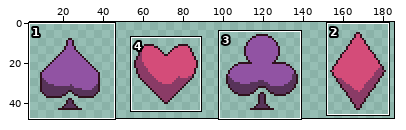
Edited in one commit: sprite sheet (Cosmo-Truckers/Assets/Checked Out/Cole/Art/MG_Art/1. D1_MG/3. MiniBoss/Demofongo/SwitchMaster/MG_D1DEM_SwitchShapes.png). The first picture is a wide view before the edit; the outline marks the close-up.
Close-up. First the earlier version:
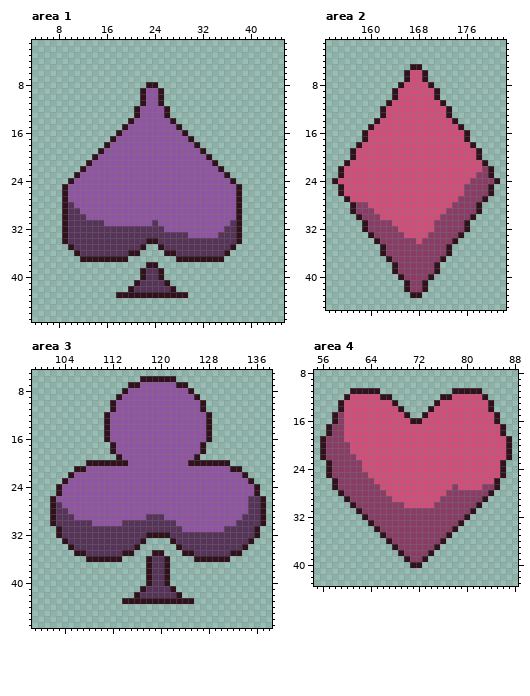
The file is 192x48 pixels. Shown: area 1: x 4..45, y 1..47; area 2: x 153..182, y 1..45; area 3: x 99..138, y 5..47; area 4: x 55..88, y 8..43. The wide view leaves out empty margins.
After:
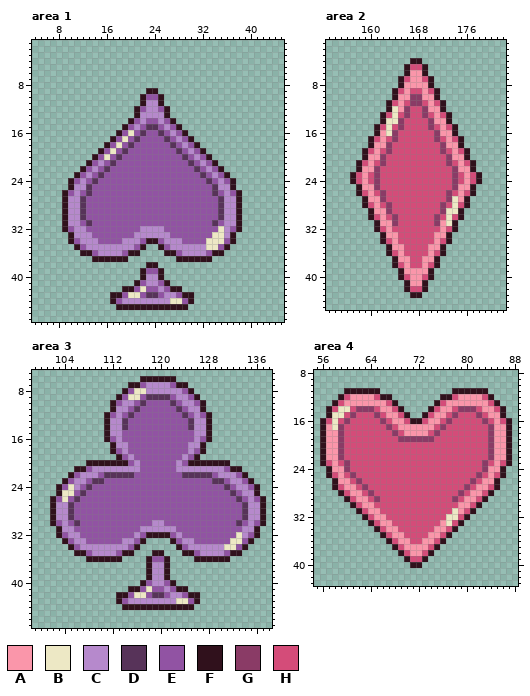
Palette (. is transparent): A #fa96aa  B #ede8c5  C #b689cc  D #573359  E #9153a3  F #30111c  G #8a3b66  H #d44c79
What changed:
Changed rows in their new state; - is an unchanged pixel.
Area 1:
first column x 9:
 8 --------------..--------------
 9 -------------.FF.-------------
11 --------------CC--------------
12 --------------CC--------------
13 -------------CCCC-------------
14 -------------C--C-------------
15 ------------C-DD-C------------
16 -----------B-D--D-C-----------
17 ----------B-D----D-C----------
18 ---------B-D------D-C---------
19 --------B-D--------D-C--------
20 -------B-D----------D-C-------
21 ------C-D------------D-C------
22 -----C-D--------------D-C-----
23 ----C-D----------------D-C----
24 ---C-D------------------D-C---
25 .FCCD--------------------DCCF.
26 --C-D--------------------D-C--
27 -CCD----------------------DCC-
28 -CCD----------------------DCC-
29 -CCD----------------------DCC-
30 -CC-----------------------DCC-
31 -CCE-EE--------E---------D-CC-
32 -ECCEEEEEEEEECCCC---------BCE-
33 .FCCCEEEEEEECCCCCCEEE----BBCF.
34 .FECCCEEEECCCE--ECCCEEEEBBBEF.
35 -.FECCCCCCCCE----ECCCCCCBBEF.-
36 --.FFECCCCE--------ECCCCEFF.--
37 ---..--------------------..---
39 --------------EE--------------
40 --------------CC--------------
41 -------------ECCE-------------
42 ----------F-EBEECE-F----------
43 --------F-EBBEDDECCE-F--------
44 --------FECCCCCCCCBBEF--------
45 ---------FFFFFFFFFFFF---------
Area 2:
first column x 154:
 4 -------------FF-------------
 5 ------------FHHF------------
 6 -------------AA-------------
 7 -----------FHAAHF-----------
 8 ------------AAAA------------
 9 ------------A--A------------
10 -----------AAGGAA-----------
11 -----------A-GG-A-----------
12 --------.FBAG--GAAF.--------
13 ----------B-G--G-A----------
14 -------.FBBG----GAAF.-------
15 ------.F-B-G----G-A-F.------
16 -----..FABG------GAAF..-----
17 -----.F-A-G------G-A-F.-----
18 ----..FAAG--------GAAF..----
19 ---..F-A-G--------G-A-F..---
20 ---..FAAG----------GAAF..---
21 --..F-A-G----------G-A-F..--
22 -...FAAG------------GAAF...-
23 -..F-A-G------------G-A-F..-
24 ...F-A-G------------G-AHF...
25 -...FAAG------------GAAF...-
26 -...F-A-G----------G-AHF...-
27 --...FAAG----------GBAF...--
28 ---..F-A-G--------G-BHF..---
29 ---...FAAG--------GBBF...---
30 ----..FHA-G------GHBHF..----
31 -----..FAAG-------ABF..-----
32 -----..FHAH------HAHF..-----
33 ------..FAAH----HAAF..------
34 -------.FHAHHH-HHAHF.-------
35 --------.FAAHHHHAAF.--------
36 --------.FHAHHHHAHF.--------
37 ---------.FAAHHAAF.---------
38 -----------HAHHAH-----------
39 ----------.FAAAAF.----------
40 ------------HAAH------------
41 -------------AA-------------
42 -------------HH-------------
Area 3:
first column x 103:
 7 ---------------CCCC---------------
 8 -------------BBCCCCCC-------------
 9 ------------BB-DDDD-CC------------
10 -----------CC-D----D-CC-----------
11 ----------CC-D------D-CC----------
12 ----------C-D--------D-C----------
13 ---------CCD----------DCC---------
14 ---------CCD----------DCC---------
15 ---------CC------------CC---------
16 ----------C------------C----------
17 ----------CC----------CC----------
18 -----------C----------C-----------
19 ------------C--------C------------
20 -------------C------C-------------
21 ------CCCCCCCC------CCCCCCCC------
22 ----CCC-DDDDD--------DDDDD-CCC----
23 ---CC-DD------------------DD-CC---
24 --BC-D----------------------D-CC--
25 -BB-D------------------------D-CC-
26 -B-D--------------------------D-CE
27 CCD----------------------------DCC
28 CCD----------------------------DCC
29 CC-------------EEE--------------CC
30 ECE-EE-----EEEEECCEE-----------ECE
31 -CCEEEEEEEEEEECCCCCCE-------EEECC-
32 -ECCEEEEEEEEECE----ECEEEEEEEEEBCE-
33 --ECCEEEEEECCE------ECCEEEEEEBBE--
34 ---ECCCCCCCCE--------ECCCCCCBBE---
35 -----ECCCCE------------ECCCCE-----
36 ----------------EE----------------
37 ----------------CC----------------
38 ----------------CC----------------
39 ----------------CC----------------
40 --------------FECCEF--------------
41 ------------FFEBEECEFF------------
42 ----------FFEBBE--ECCEFF----------
43 ----------FECCCCCCCCBBEF----------
44 -----------FFFFFFFFFFFF-----------
Area 4:
first column x 56:
11 ----F----------------------F----
12 ---FHAAAA--------------AAAAHF---
13 --FHAAAAAAA----------AAAAAAAHF--
14 -FHBB-GGG-AA--------AA-GGG-AAHF-
15 -FBB-G---G-AA------AA-G---G-AAF-
16 FHBHG-----G-AA----AA-G-----G-AHF
17 FAB--------G-AAAAAA-G-------GAAF
18 FAA---------G-AAAA-G--------GAAF
19 -AA----------GGGGGG---------GAA-
20 -AA-H-----------------------GAA-
21 -AA-H-----------------------GAA-
22 -AA-HH----------------------GAA-
23 FHAH-HH--------------------G-AHF
24 --AA-HH--------------------GAA--
25 --HAH-HH------------------G-A---
26 ---AAH-HH----------------G-AA---
27 ---HAAH-HH------------H-G-AAH---
28 ----HAAH-HH----------HH-HAAH----
29 -----HAAH-HH--------HH-HAAH-----
30 ------HAAHHHHH-----HHHHAAH------
31 -------HAAHHHHHHHHHHHHBAH-------
32 --------HAAHHHHHHHHHHBBH--------
33 ---------HAAHHHHHHHHABH---------
34 ----------HAAHHHHHHAAH----------
35 -----------HAAHHHHAAH-----------
36 ------------HAAHHAAH------------
37 -------------HAAAAH-------------
38 --------------HAAH--------------
39 ---------------HH---------------
Changed places in both close-ups, as pixel boxes (x1, y1, x2, y2):
changed: (62, 82, 242, 310)
changed: (332, 58, 500, 292)
changed: (56, 382, 260, 610)
changed: (320, 388, 512, 562)
